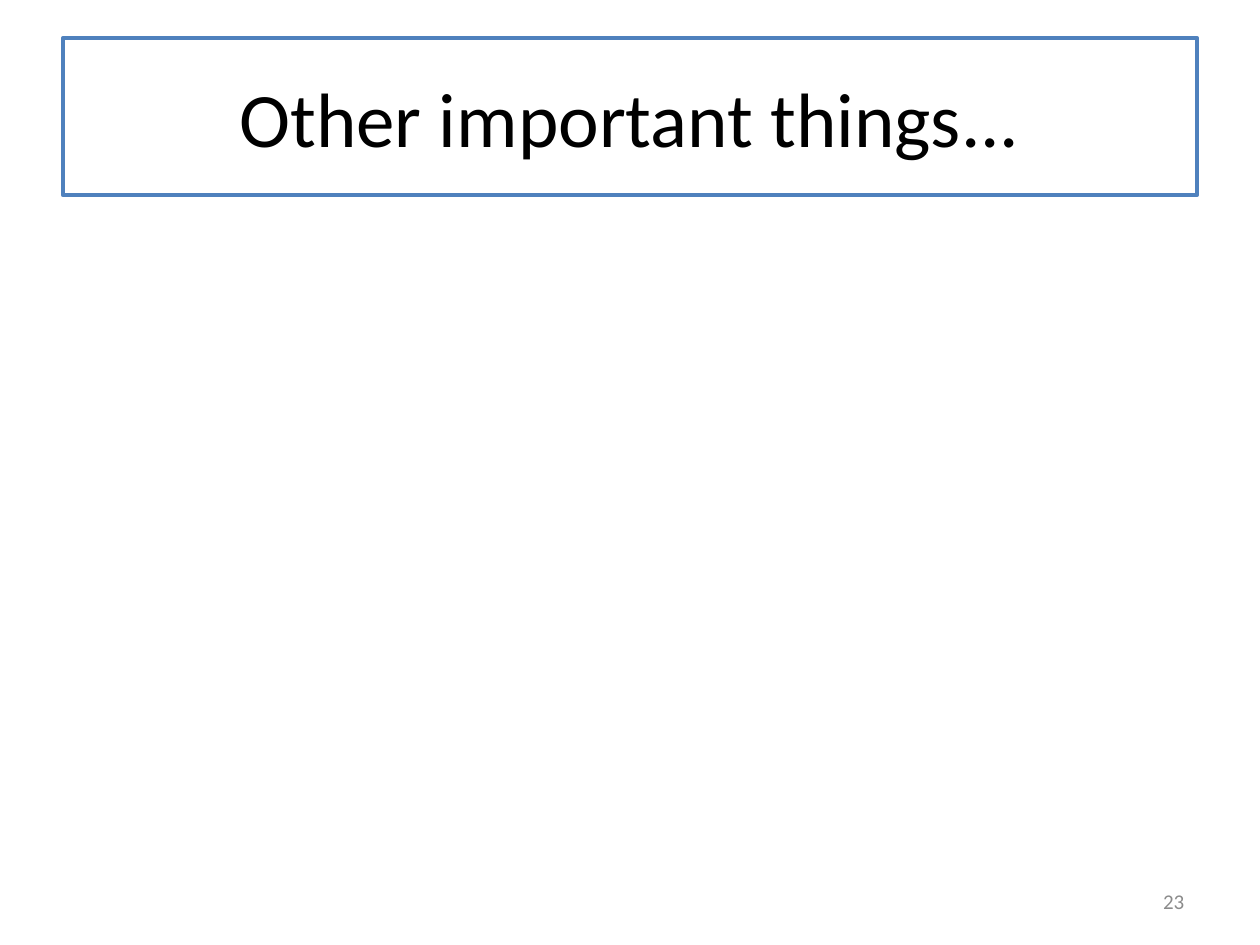
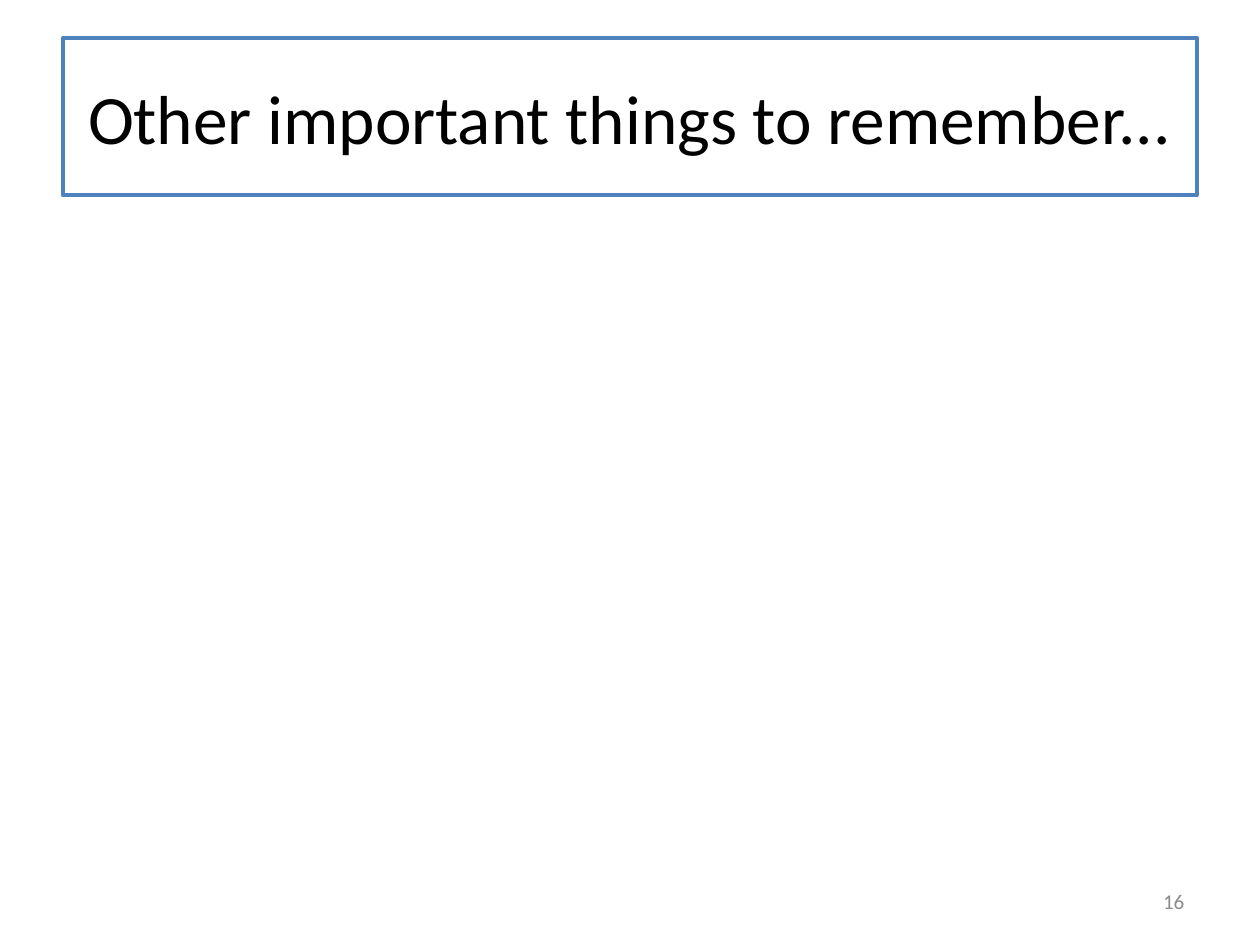
Before and after one commit to mwand/cs5010f17, a slide deck: slide 16 of Slides/Lesson 12.1 The Last Lecture.pptx (slide 23 before the commit). Drawn at 1260x945 pixels with LibreOffice and Linux fonts; fonts in the diff are those of the drawing. Boxes give left, top, right and bottom in pixels: in the first picture for what was removed or moved away, otherwise in the second. Text is boxed around its words. In the diff, an @@ line names an element or a change of style, - is before the commit and + after.

```diff
--- a/Slides/Lesson 12.1 The Last Lecture.pptx
+++ b/Slides/Lesson 12.1 The Last Lecture.pptx
@@ title at box(88, 96, 1171, 156): text changed; size 44 to 39.6 pt @@
-Other important things...
+Other important things to remember...
@@ page number at box(1163, 895, 1184, 909): text changed @@
-23
+16
```
Also in this commit, not shown: 10 other slides changed, 1 slide added, 7 slides removed, 3 other files.
